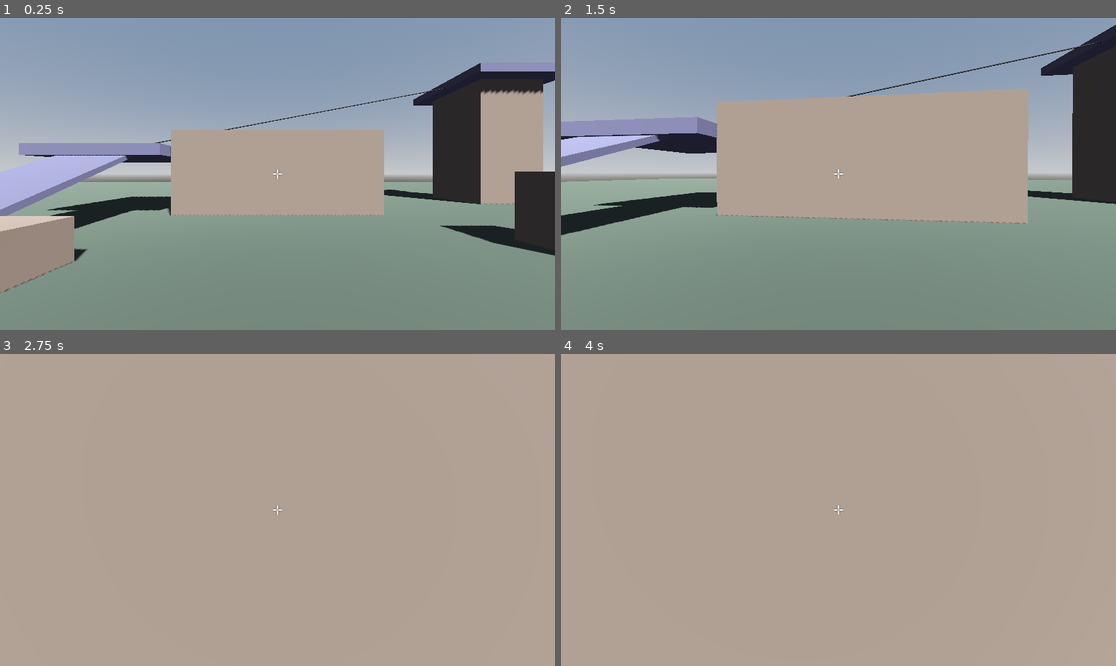
Above: before the commit, frames 1-4 (two rows, left to right).
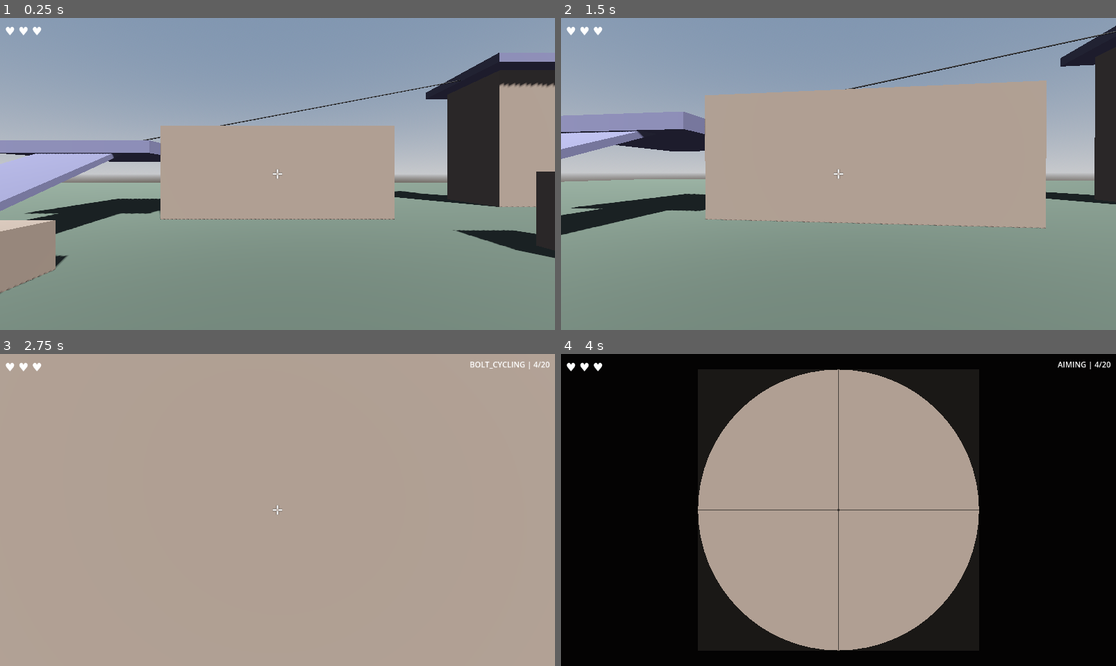
Above: after the commit, the same moments.

Repository: artemiiShabanov/UntitledSniperGame
Game: Godot game, scene res://scenes/dev/dev_test.tscn
Same seed, same stepped clock (60 frames per second), same inputs: the game is played once before the commit and once after it.
Inputs (mouse positions are in pixels of both pictures, inside the frame that each line leads up to):
- Up to frame 1 (0.25 s): no input
- Up to frame 2 (1.5 s): tap Enter at 0.5 s; move the mouse to (866, 174) at 0.52 s; hold Ctrl (crouch) 0.53-1.28 s; hold W (move_forward) from 0.53 s (still down); tap Space (jump) at 0.77, 1.07 s; tap E (interact) at 0.8, 1.35 s; move the mouse to (810, 174) at 1.27 s
- Up to frame 3 (2.75 s): keep holding W (move_forward); tap Space (jump) at 1.52, 1.82 s; click (249, 510) at 1.55 s; move the mouse to (288, 503) at 2.02 s; hold Shift (sprint) from 2.03 s (still down); click (288, 503) at 2.1 s
- Up to frame 4 (4 s): keep holding W (move_forward); tap Space (jump) at 2.75, 3.02, 3.32, 3.77 s; move the mouse to (832, 516) at 2.77 s; release Shift (sprint) at 2.78 s; tap Shift (sprint) at 2.85 s; right-click (832, 516) at 3.05 s; tap Enter at 3.5 s; move the mouse to (877, 513) at 3.52 s; hold Right mouse button (zoom) from 3.53 s (still down); tap F (inspect, bound only after the commit) at 3.8 s

The runs differ from the first frame. In frame 1, 9.6% of the frame differs, in the area x 0-100%, y 2-88%; in frame 2, 8.8%; in frame 3, 0.2%; in frame 4, 65%, in the area x 0-100%, y 0-100%.

Commit message:
Complete Layer 2: weapon system, interactions, player lives
- Weapon state machine: scope zoom (RMB), bolt-action cycling, reload (R),
  inspect (F) with cancel on combat input
- Scope overlay with vignette ring and crosshair lines
- Interaction system: Interactable base class, raycasts + proximity checks
- Zipline refactored to use Interactable interface
- RunManager autoload: lives system, hit cooldown, death state
- Lives HUD (hearts), hit flash, death overlay
- Debug key T to simulate taking hits
- Layer 2 items checked off in PLAN.md

Co-Authored-By: Claude Opus 4.6 <noreply@anthropic.com>

Diff:
--- a/project.godot
+++ b/project.godot
@@ -18,6 +18,7 @@
 [autoload]
 
 SaveManager="*res://scripts/systems/save_manager.gd"
+RunManager="*res://scripts/systems/run_manager.gd"
 
 [display]
 
@@ -75,6 +76,16 @@
 "events": [Object(InputEventKey,"resource_local_to_scene":false,"resource_name":"","device":-1,"window_id":0,"alt_press …(192 unchanged characters)…
 ]
 }
+inspect={
+"deadzone": 0.5,
+"events": [Object(InputEventKey,"resource_local_to_scene":false,"resource_name":"","device":-1,"window_id":0,"alt_pressed":false,"shift_pressed":false,"ctrl_pressed":false,"meta_pressed":false,"pressed":false,"keycode":70,"physical_keycode":0,"key_label":0,"unicode":102,"location":0,"echo":false,"script":null)
+]
+}
+reload={
+"deadzone": 0.5,
+"events": [Object(InputEventKey,"resource_local_to_scene":false,"resource_name":"","device":-1,"window_id":0,"alt_pressed":false,"shift_pressed":false,"ctrl_pressed":false,"meta_pressed":false,"pressed":false,"keycode":82,"physical_keycode":0,"key_label":0,"unicode":114,"location":0,"echo":false,"script":null)
+]
+}
 
 [layer_names]
 
--- a/scenes/dev/dev_test.tscn
+++ b/scenes/dev/dev_test.tscn
@@ -167,6 +167,16 @@
 
 [node name="Player" parent="." instance=ExtResource("1_player")]
 transform = Transform3D(1, 0, 0, 0, 1, 0, 0, 0, 1, 0, 1, 0)
+mouse_sensitivity = null
+move_speed = null
+sprint_speed = null
+jump_velocity = null
+crouch_speed = null
+gravity = null
+slide_min_speed = null
+slide_friction = null
+slide_duration = null
+interact_range = null
 
 [node name="Zipline1" parent="." instance=ExtResource("2_zipline")]
 point_a = Vector3(-8, 3.5, -11.6)
--- a/scenes/player/player.tscn
+++ b/scenes/player/player.tscn
@@ -1,7 +1,8 @@
-[gd_scene load_steps=4 format=3 uid="uid://cu5r57bea486j"]
+[gd_scene load_steps=5 format=3 uid="uid://cu5r57bea486j"]
 
 [ext_resource type="Script" uid="uid://b81j16jmplds0" path="res://scripts/player/player.gd" id="1_player"]
-[ext_resource type="PackedScene" path="res://scenes/ui/hud.tscn" id="2_hud"]
+[ext_resource type="PackedScene" uid="uid://clsw50y4t4k45" path="res://scenes/ui/hud.tscn" id="2_hud"]
+[ext_resource type="Script" uid="uid://c3b6w1ejt1oxw" path="res://scripts/player/weapon.gd" id="3_weapon"]
 
 [sub_resource type="CapsuleShape3D" id="CapsuleShape3D_1"]
 radius = 0.3
@@ -10,6 +11,16 @@
 [node name="Player" type="CharacterBody3D"]
 collision_layer = 2
 script = ExtResource("1_player")
+mouse_sensitivity = null
+move_speed = null
+sprint_speed = null
+jump_velocity = null
+crouch_speed = null
+gravity = null
+slide_min_speed = null
+slide_friction = null
+slide_duration = null
+interact_range = null
 
 [node name="CollisionShape3D" type="CollisionShape3D" parent="."]
 transform = Transform3D(1, 0, 0, 0, 1, 0, 0, 0, 1, 0, 0.9, 0)
@@ -24,4 +35,10 @@
 
 [node name="Camera3D" type="Camera3D" parent="Head"]
 
+[node name="InteractionRay" type="RayCast3D" parent="Head/Camera3D"]
+target_position = Vector3(0, 0, -3)
+
+[node name="Weapon" type="Node3D" parent="Head/Camera3D"]
+script = ExtResource("3_weapon")
+
 [node name="HUD" parent="." instance=ExtResource("2_hud")]
--- a/scenes/ui/hud.tscn
+++ b/scenes/ui/hud.tscn
@@ -1,6 +1,7 @@
-[gd_scene load_steps=2 format=3 uid="uid://clsw50y4t4k45"]
+[gd_scene load_steps=3 format=3 uid="uid://clsw50y4t4k45"]
 
 [ext_resource type="Script" uid="uid://pgmlxsj4tuhw" path="res://scripts/ui/crosshair.gd" id="1_crosshair"]
+[ext_resource type="Script" uid="uid://oy7dkie7naqf" path="res://scripts/ui/scope_overlay.gd" id="2_scope"]
 
 [node name="HUD" type="CanvasLayer"]
 layer = 10
@@ -14,3 +15,82 @@
 grow_vertical = 2
 mouse_filter = 2
 script = ExtResource("1_crosshair")
+
+[node name="ScopeOverlay" type="Control" parent="."]
+layout_mode = 3
+anchors_preset = 15
+anchor_right = 1.0
+anchor_bottom = 1.0
+grow_horizontal = 2
+grow_vertical = 2
+mouse_filter = 2
+script = ExtResource("2_scope")
+
+[node name="WeaponState" type="Label" parent="."]
+anchors_preset = 1
+anchor_left = 1.0
+anchor_right = 1.0
+offset_left = -200.0
+offset_top = 10.0
+offset_right = -10.0
+offset_bottom = 50.0
+grow_horizontal = 0
+horizontal_alignment = 2
+
+[node name="LivesLabel" type="Label" parent="."]
+offset_left = 10.0
+offset_top = 10.0
+offset_right = 200.0
+offset_bottom = 50.0
+theme_override_font_sizes/font_size = 24
+
+[node name="HitFlash" type="ColorRect" parent="."]
+anchors_preset = 15
+anchor_right = 1.0
+anchor_bottom = 1.0
+grow_horizontal = 2
+grow_vertical = 2
+mouse_filter = 2
+color = Color(1, 0, 0, 0)
+
+[node name="DeathOverlay" type="ColorRect" parent="."]
+visible = false
+anchors_preset = 15
+anchor_right = 1.0
+anchor_bottom = 1.0
+grow_horizontal = 2
+grow_vertical = 2
+mouse_filter = 2
+color = Color(0, 0, 0, 0.7)
+
+[node name="DeathLabel" type="Label" parent="DeathOverlay"]
+layout_mode = 1
+anchors_preset = 8
+anchor_left = 0.5
+anchor_top = 0.5
+anchor_right = 0.5
+anchor_bottom = 0.5
+offset_left = -200.0
+offset_top = -40.0
+offset_right = 200.0
+offset_bottom = 40.0
+grow_horizontal = 2
+grow_vertical = 2
+theme_override_font_sizes/font_size = 48
+text = "YOU DIED"
+horizontal_alignment = 1
+vertical_alignment = 1
+
+[node name="InteractPrompt" type="Label" parent="."]
+anchors_preset = 7
+anchor_left = 0.5
+anchor_top = 1.0
+anchor_right = 0.5
+anchor_bottom = 1.0
+offset_left = -100.0
+offset_top = -80.0
+offset_right = 100.0
+grow_horizontal = 2
+grow_vertical = 0
+horizontal_alignment = 1
+vertical_alignment = 1
--- a/scripts/player/player.gd
+++ b/scripts/player/player.gd
@@ -34,32 +34,70 @@
 var zipline_progress: float = 0.0
 var zipline_direction: float = 1.0
 
+## Interaction
+@export var interact_range: float = 3.0
+var current_interactable: Interactable = null
+
 ## Node references
 @onready var head: Node3D = $Head
 @onready var camera: Camera3D = $Head/Camera3D
 @onready var collision_shape: CollisionShape3D = $CollisionShape3D
 @onready var ceiling_ray: RayCast3D = $CeilingRay
+@onready var interaction_ray: RayCast3D = $Head/Camera3D/InteractionRay
+@onready var weapon: Weapon = $Head/Camera3D/Weapon
+@onready var interact_prompt: Label = $HUD/InteractPrompt
+@onready var crosshair: Control = $HUD/Crosshair
+@onready var scope_overlay: Control = $HUD/ScopeOverlay
+@onready var weapon_state_label: Label = $HUD/WeaponState
+@onready var lives_label: Label = $HUD/LivesLabel
+@onready var hit_flash: ColorRect = $HUD/HitFlash
+@onready var death_overlay: ColorRect = $HUD/DeathOverlay
+
+## Hit flash
+var hit_flash_alpha: float = 0.0
+const HIT_FLASH_FADE_SPEED: float = 3.0
 
 
 func _ready() -> void:
 	Input.mouse_mode = Input.MOUSE_MODE_CAPTURED
+	weapon.state_changed.connect(_on_weapon_state_changed)
+	weapon.shot_fired.connect(_on_shot_fired)
+	RunManager.life_lost.connect(_on_life_lost)
+	RunManager.run_failed.connect(_on_run_failed)
+	RunManager.start_run()
+	_update_lives_display()
 
 
 func _input(event: InputEvent) -> void:
+	if RunManager.is_dead:
+		return
+
 	if event is InputEventMouseMotion and Input.mouse_mode == Input.MOUSE_MODE_CAPTURED:
 		_handle_mouse_look(event)
 
 	if event.is_action_pressed("ui_cancel"):
 		_toggle_mouse_capture()
 
+	# Debug: T to simulate taking a hit
+	if event is InputEventKey and event.pressed and event.keycode == KEY_T:
+		RunManager.take_hit()
+
 
 func _physics_process(delta: float) -> void:
+	# Fade hit flash
+	if hit_flash_alpha > 0.0:
+		hit_flash_alpha = maxf(hit_flash_alpha - HIT_FLASH_FADE_SPEED * delta, 0.0)
+		hit_flash.color.a = hit_flash_alpha
+
+	if RunManager.is_dead:
+		velocity = Vector3.ZERO
+		return
+
 	if is_on_zipline:
 		_process_zipline(delta)
 		return
 
-	if Input.is_action_just_pressed("interact"):
-		_try_attach_zipline()
+	_process_interaction()
 
 	_apply_gravity(delta)
 	_process_crouch_and_slide(delta)
@@ -74,8 +112,9 @@
 ## ── Input ────────────────────────────────────────────────────────────────────
 
 func _handle_mouse_look(event: InputEventMouseMotion) -> void:
-	rotate_y(-event.relative.x * mouse_sensitivity)
-	head.rotate_x(-event.relative.y * mouse_sensitivity)
+	var sens := mouse_sensitivity * weapon.get_sensitivity_multiplier()
+	rotate_y(-event.relative.x * sens)
+	head.rotate_x(-event.relative.y * sens)
 	head.rotation.x = clampf(head.rotation.x, deg_to_rad(-89.0), deg_to_rad(89.0))
 
 
@@ -151,7 +190,7 @@
 ## ── Movement ─────────────────────────────────────────────────────────────────
 
 func _process_movement() -> void:
-	var is_sprinting := Input.is_action_pressed("sprint") and is_on_floor() and not is_crouching
+	var is_sprinting := Input.is_action_pressed("sprint") and is_on_floor() and not is_crouching and not weapon.is_scoped
 	var current_speed := crouch_speed if is_crouching else (sprint_speed if is_sprinting else move_speed)
 
 	var input_dir := Input.get_vector("move_left", "move_right", "move_forward", "move_backward")
@@ -165,24 +204,46 @@
 		velocity.z = move_toward(velocity.z, 0, current_speed)
 
 
+## ── Interaction ──────────────────────────────────────────────────────────────
+
+func _process_interaction() -> void:
+	# Check what the interaction ray is hitting
+	var new_interactable: Interactable = null
+
+	if interaction_ray.is_colliding():
+		var collider := interaction_ray.get_collider()
+		# Walk up the tree to find an Interactable parent
+		var node := collider as Node
+		while node:
+			if node is Interactable:
+				new_interactable = node
+				break
+			node = node.get_parent()
+
+	# Also check ziplines by proximity (they use line math, not collision shapes)
+	if not new_interactable:
+		var ziplines := get_tree().get_nodes_in_group("zipline")
+		for zl in ziplines:
+			if zl is Interactable:
+				var result: Dictionary = zl.get_closest_point(global_position)
+				if result.distance <= zl.attach_radius:
+					new_interactable = zl
+					break
+
+	# Update prompt
+	current_interactable = new_interactable
+	if current_interactable:
+		interact_prompt.text = current_interactable.get_interact_prompt()
+		interact_prompt.visible = true
+	else:
+		interact_prompt.visible = false
+
+	# Fire interaction
+	if current_interactable and Input.is_action_just_pressed("interact"):
+		current_interactable.interact(self)
+
+
 ## ── Zipline ──────────────────────────────────────────────────────────────────
-
-func _try_attach_zipline() -> void:
-	var ziplines := get_tree().get_nodes_in_group("zipline")
-	var best_zl: Node3D = null
-	var best_dist: float = INF
-	var best_progress: float = 0.0
-
-	for zl in ziplines:
-		var result: Dictionary = zl.get_closest_point(global_position)
-		if result.distance < zl.attach_radius and result.distance < best_dist:
-			best_zl = zl
-			best_dist = result.distance
-			best_progress = result.progress
-
-	if best_zl:
-		_attach_to_zipline(best_zl, best_progress)
-
 
 func _attach_to_zipline(zl: Node3D, start_progress: float) -> void:
 	is_on_zipline = true
@@ -217,3 +278,57 @@
 	velocity = Vector3(0, zipline_ref.detach_upward_boost, 0)
 	velocity += zipline_ref.line_direction * zipline_direction * zipline_ref.speed * 0.3
 	zipline_ref = null
+
+
+## ── Weapon callbacks ─────────────────────────────────────────────────────────
+
+func _on_weapon_state_changed(new_state: int) -> void:
+	# Toggle crosshair / scope overlay
+	var scoped := weapon.is_scoped
+	crosshair.visible = not scoped
+	scope_overlay.visible = scoped
+	if scoped:
+		scope_overlay.queue_redraw()
+
+	# Update debug weapon state label
+	var state_names := ["IDLE", "AIMING", "BOLT_CYCLING", "RELOADING", "INSPECTING"]
+	weapon_state_label.text = "%s | %d/%d" % [
+		state_names[new_state],
+		weapon.ammo_in_magazine,
+		weapon.ammo_reserve,
+	]
+
+
+func _on_shot_fired() -> void:
+	# Update ammo display
+	var state_names := ["IDLE", "AIMING", "BOLT_CYCLING", "RELOADING", "INSPECTING"]
+	weapon_state_label.text = "%s | %d/%d" % [
+		state_names[weapon.state],
+		weapon.ammo_in_magazine,
+		weapon.ammo_reserve,
+	]
+
+
+## ── Lives callbacks ──────────────────────────────────────────────────────────
+
+func _on_life_lost(lives_remaining: int) -> void:
+	_update_lives_display()
+	# Red flash
+	hit_flash_alpha = 0.4
+	hit_flash.color = Color(1, 0, 0, hit_flash_alpha)
+
+
+func _on_run_failed() -> void:
+	_update_lives_display()
+	death_overlay.visible = true
+	Input.mouse_mode = Input.MOUSE_MODE_VISIBLE
+
+
+func _update_lives_display() -> void:
+	var hearts := ""
+	for i in range(RunManager.max_lives):
+		if i < RunManager.lives:
+			hearts += "♥ "
+		else:
+			hearts += "♡ "
+	lives_label.text = hearts.strip_edges()
--- /dev/null
+++ b/scripts/player/weapon.gd
@@ -0,0 +1,186 @@
+class_name Weapon
+extends Node3D
+## Sniper rifle weapon controller.
+## Manages scope zoom, bolt-action cycling, reload, and inspect states.
+## Attach to a Weapon node under Head.
+
+## ── Enums ────────────────────────────────────────────────────────────────────
+
+enum State { IDLE, AIMING, BOLT_CYCLING, RELOADING, INSPECTING }
+
+## ── Exports ──────────────────────────────────────────────────────────────────
+
+## Scope
+@export var default_fov: float = 70.0
+@export var scoped_fov: float = 15.0
+@export var scope_lerp_speed: float = 12.0
+@export var scoped_sensitivity_mult: float = 0.3
+
+## Bolt action
+@export var bolt_cycle_time: float = 1.2  ## Seconds to cycle bolt after a shot
+
+## Reload
+@export var reload_time: float = 2.5
+@export var magazine_size: int = 5
+
+## Inspect
+@export var inspect_duration: float = 2.0
+
+## ── State ────────────────────────────────────────────────────────────────────
+
+var state: State = State.IDLE
+var is_scoped: bool = false
+var state_timer: float = 0.0
+
+## Ammo (managed here for now, will integrate with SaveManager in Layer 3)
+var ammo_in_magazine: int = 5
+var ammo_reserve: int = 20
+
+## ── Signals ──────────────────────────────────────────────────────────────────
+
+signal shot_fired
+signal reload_complete
+signal bolt_cycled
+signal state_changed(new_state: State)
+
+## ── Node references ──────────────────────────────────────────────────────────
+
+@onready var camera: Camera3D = get_parent() as Camera3D
+@onready var player: CharacterBody3D = owner
+
+
+func _ready() -> void:
+	assert(camera != null, "Weapon must be a child of Camera3D")
+
+
+func _process(delta: float) -> void:
+	_process_state_timer(delta)
+	_process_scope(delta)
+	_process_input()
+
+
+## ── State machine ────────────────────────────────────────────────────────────
+
+func _set_state(new_state: State) -> void:
+	state = new_state
+	state_changed.emit(new_state)
+
+
+func _process_state_timer(delta: float) -> void:
+	if state_timer <= 0.0:
+		return
+
+	state_timer -= delta
+	if state_timer <= 0.0:
+		match state:
+			State.BOLT_CYCLING:
+				bolt_cycled.emit()
+				_set_state(State.AIMING if is_scoped else State.IDLE)
+			State.RELOADING:
+				_finish_reload()
+			State.INSPECTING:
+				_set_state(State.IDLE)
+
+
+func can_shoot() -> bool:
+	return state in [State.IDLE, State.AIMING] and ammo_in_magazine > 0
+
+
+func can_reload() -> bool:
+	return state in [State.IDLE, State.AIMING] and ammo_in_magazine < magazine_size and ammo_reserve > 0
+
+
+func is_busy() -> bool:
+	return state in [State.BOLT_CYCLING, State.RELOADING, State.INSPECTING]
+
+
+func _cancel_inspect() -> void:
+	if state == State.INSPECTING:
+		state_timer = 0.0
+		_set_state(State.IDLE)
+
+
+## ── Scope ────────────────────────────────────────────────────────────────────
+
+func _process_scope(delta: float) -> void:
+	var wants_scope := Input.is_action_pressed("zoom") and not is_busy()
+
+	if wants_scope and not is_scoped:
+		is_scoped = true
+		if state == State.IDLE:
+			_set_state(State.AIMING)
+	elif not wants_scope and is_scoped:
+		is_scoped = false
+		if state == State.AIMING:
+			_set_state(State.IDLE)
+
+	# Lerp FOV
+	var target_fov := scoped_fov if is_scoped else default_fov
+	camera.fov = lerp(camera.fov, target_fov, scope_lerp_speed * delta)
+
+
+func get_sensitivity_multiplier() -> float:
+	## Player.gd multiplies mouse sensitivity by this value.
+	if is_scoped:
+		return scoped_sensitivity_mult
+	return 1.0
+
+
+## ── Input ────────────────────────────────────────────────────────────────────
+
+func _process_input() -> void:
+	# Cancel inspect on combat input
+	if state == State.INSPECTING:
+		if Input.is_action_just_pressed("shoot") or Input.is_action_just_pressed("zoom") \
+				or Input.is_action_just_pressed("reload"):
+			_cancel_inspect()
+
+	# Shoot
+	if Input.is_action_just_pressed("shoot"):
+		try_shoot()
+
+	# Reload
+	if Input.is_action_just_pressed("reload"):
+		try_reload()
+
+	# Inspect
+	if Input.is_action_just_pressed("inspect") and state == State.IDLE:
+		_start_inspect()
+
+
+## ── Actions ──────────────────────────────────────────────────────────────────
+
+func try_shoot() -> void:
+	if not can_shoot():
+		return
+
+	ammo_in_magazine -= 1
+	shot_fired.emit()
+
+	# Enter bolt cycling
+	state_timer = bolt_cycle_time
+	_set_state(State.BOLT_CYCLING)
+
+
+func try_reload() -> void:
+	if not can_reload():
+		return
+
+	is_scoped = false
+	state_timer = reload_time
+	_set_state(State.RELOADING)
+
+
+func _finish_reload() -> void:
+	var needed := magazine_size - ammo_in_magazine
+	var available := mini(needed, ammo_reserve)
+	ammo_in_magazine += available
+	ammo_reserve -= available
+	reload_complete.emit()
+	_set_state(State.IDLE)
+
+
+func _start_inspect() -> void:
+	is_scoped = false
+	state_timer = inspect_duration
+	_set_state(State.INSPECTING)
--- /dev/null
+++ b/scripts/systems/interactable.gd
@@ -0,0 +1,14 @@
+class_name Interactable
+extends Node3D
+## Base class for anything the player can interact with.
+## Extend this and override interact() and get_interact_prompt().
+
+
+## Called when the player presses the interact key while looking at this.
+func interact(player: CharacterBody3D) -> void:
+	pass
+
+
+## Text shown on the HUD when the player looks at this.
+func get_interact_prompt() -> String:
+	return "[E] Interact"
--- /dev/null
+++ b/scripts/systems/run_manager.gd
@@ -0,0 +1,86 @@
+extends Node
+## Manages per-run state: lives, carried ammo, credits at risk.
+## Autoloaded singleton. Reset at the start of each run.
+
+## ── Signals ──────────────────────────────────────────────────────────────────
+
+signal life_lost(lives_remaining: int)
+signal run_failed
+signal run_started
+
+## ── Exports ──────────────────────────────────────────────────────────────────
+
+@export var default_lives: int = 3
+
+## ── State ────────────────────────────────────────────────────────────────────
+
+var lives: int = 3
+var max_lives: int = 3
+var is_run_active: bool = false
+var is_dead: bool = false
+
+## Credits earned during this run (lost on death)
+var run_credits: int = 0
+
+## Hit cooldown to prevent multiple hits in one frame
+var hit_cooldown: float = 0.0
+const HIT_COOLDOWN_TIME: float = 1.0
+
+
+func _process(delta: float) -> void:
+	if hit_cooldown > 0.0:
+		hit_cooldown -= delta
+
+
+## ── Run lifecycle ────────────────────────────────────────────────────────────
+
+func start_run(starting_lives: int = -1) -> void:
+	if starting_lives > 0:
+		max_lives = starting_lives
+	else:
+		max_lives = default_lives
+	lives = max_lives
+	run_credits = 0
+	is_run_active = true
+	is_dead = false
+	hit_cooldown = 0.0
+	run_started.emit()
+
+
+func end_run_success() -> void:
+	## Called on successful extraction. Credits and ammo are kept.
+	is_run_active = false
+
+
+func end_run_failure() -> void:
+	## Called when all lives are lost. Credits and ammo are lost.
+	is_run_active = false
+	is_dead = true
+	run_credits = 0
+	run_failed.emit()
+
+
+## ── Hits ─────────────────────────────────────────────────────────────────────
+
+func take_hit() -> void:
+	if not is_run_active or is_dead:
+		return
+	if hit_cooldown > 0.0:
+		return
+
+	lives -= 1
+	hit_cooldown = HIT_COOLDOWN_TIME
+	life_lost.emit(lives)
+
+	if lives <= 0:
+		end_run_failure()
+
+
+## ── Credits ──────────────────────────────────────────────────────────────────
+
+func add_run_credits(amount: int) -> void:
+	run_credits += amount
+
+
+func get_run_credits() -> int:
+	return run_credits
--- /dev/null
+++ b/scripts/ui/scope_overlay.gd
@@ -0,0 +1,48 @@
+extends Control
+## Draws a simple scope overlay — dark vignette ring with crosshairs.
+## Shown when the player is scoped in, hidden otherwise.
+
+@export var ring_color: Color = Color(0, 0, 0, 0.85)
+@export var crosshair_color: Color = Color(0, 0, 0, 0.6)
+@export var crosshair_thickness: float = 1.0
+@export var scope_radius_ratio: float = 0.45  ## Fraction of screen height
+
+
+func _ready() -> void:
+	mouse_filter = Control.MOUSE_FILTER_IGNORE
+	visible = false
+
+
+func _draw() -> void:
+	var center := size / 2.0
+	var radius := size.y * scope_radius_ratio
+
+	# Draw black rectangles around the scope circle (letterbox effect)
+	# Top
+	draw_rect(Rect2(0, 0, size.x, center.y - radius), ring_color)
+	# Bottom
+	draw_rect(Rect2(0, center.y + radius, size.x, center.y - radius + 1), ring_color)
+	# Left
+	draw_rect(Rect2(0, center.y - radius, center.x - radius, radius * 2), ring_color)
+	# Right
+	draw_rect(Rect2(center.x + radius, center.y - radius, center.x - radius + 1, radius * 2), ring_color)
+
+	# Draw corner arcs to complete the circle mask
+	# We approximate by drawing a thick ring
+	var segments := 64
+	for i in range(segments):
+		var angle_start := TAU * i / segments
+		var angle_end := TAU * (i + 1) / segments
+		var p1 := center + Vector2(cos(angle_start), sin(angle_start)) * radius
+		var p2 := center + Vector2(cos(angle_end), sin(angle_end)) * radius
+		# Draw triangles from edge of circle to edge of screen
+		var far1 := center + Vector2(cos(angle_start), sin(angle_start)) * size.length()
+		var far2 := center + Vector2(cos(angle_end), sin(angle_end)) * size.length()
+		draw_colored_polygon(PackedVector2Array([p1, p2, far2, far1]), ring_color)
+
+	# Scope crosshairs (thin lines through center)
+	draw_line(Vector2(center.x, center.y - radius), Vector2(center.x, center.y + radius), crosshair_color, crosshair_thickness)
+	draw_line(Vector2(center.x - radius, center.y), Vector2(center.x + radius, center.y), crosshair_color, crosshair_thickness)
+
+	# Small circle at center
+	draw_arc(center, 2.0, 0, TAU, 32, crosshair_color, crosshair_thickness)
--- a/scripts/world/zipline.gd
+++ b/scripts/world/zipline.gd
@@ -1,4 +1,4 @@
-extends Node3D
+extends Interactable
 
 ## Zipline tuning
 @export var speed: float = 8.0
@@ -64,6 +64,19 @@
 	return { "progress": t, "distance": dist }
 
 
+## ── Interactable overrides ────────────────────────────────────────────────────
+
+func interact(player: CharacterBody3D) -> void:
+	# Player handles the actual attach logic
+	var result := get_closest_point(player.global_position)
+	if result.distance <= attach_radius:
+		player._attach_to_zipline(self, result.progress)
+
+
+func get_interact_prompt() -> String:
+	return "[E] Zipline"
+
+
 ## Returns the natural ride direction: downhill (toward lower endpoint).
 ## If flat, defaults to A→B (+1).
 func get_gravity_direction() -> float:
Not shown, added: scripts/player/weapon.gd.uid
Not shown, added: scripts/systems/interactable.gd.uid
Not shown, added: scripts/systems/run_manager.gd.uid
Not shown, added: scripts/ui/scope_overlay.gd.uid
Not shown, changed: PLAN.md
